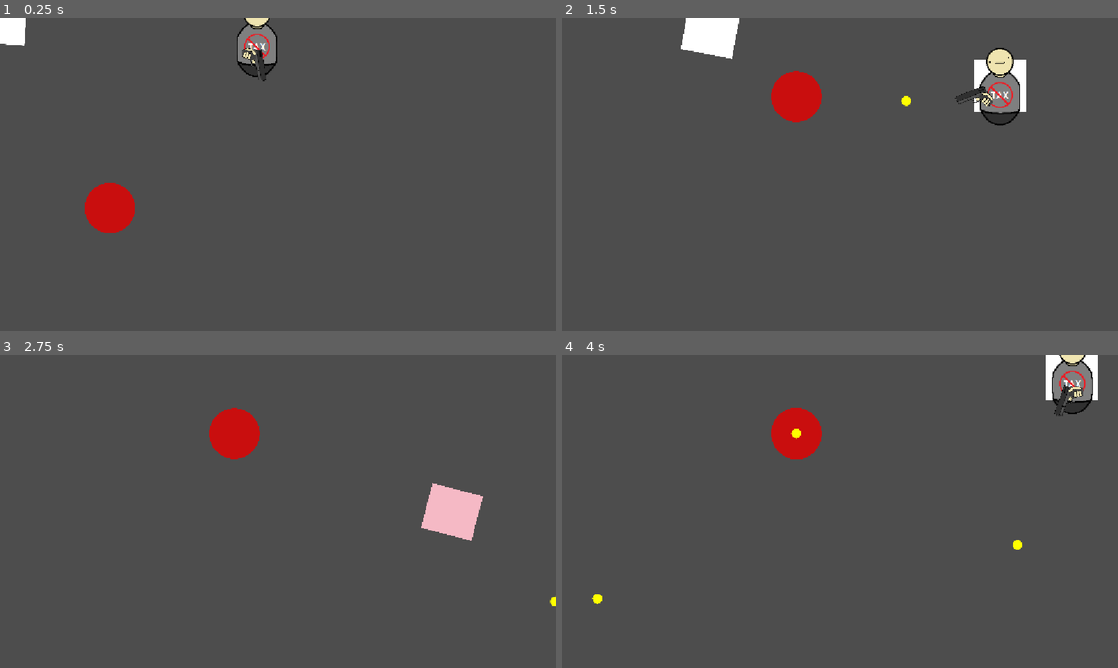
Above: before the commit, frames 1-4 (two rows, left to right).
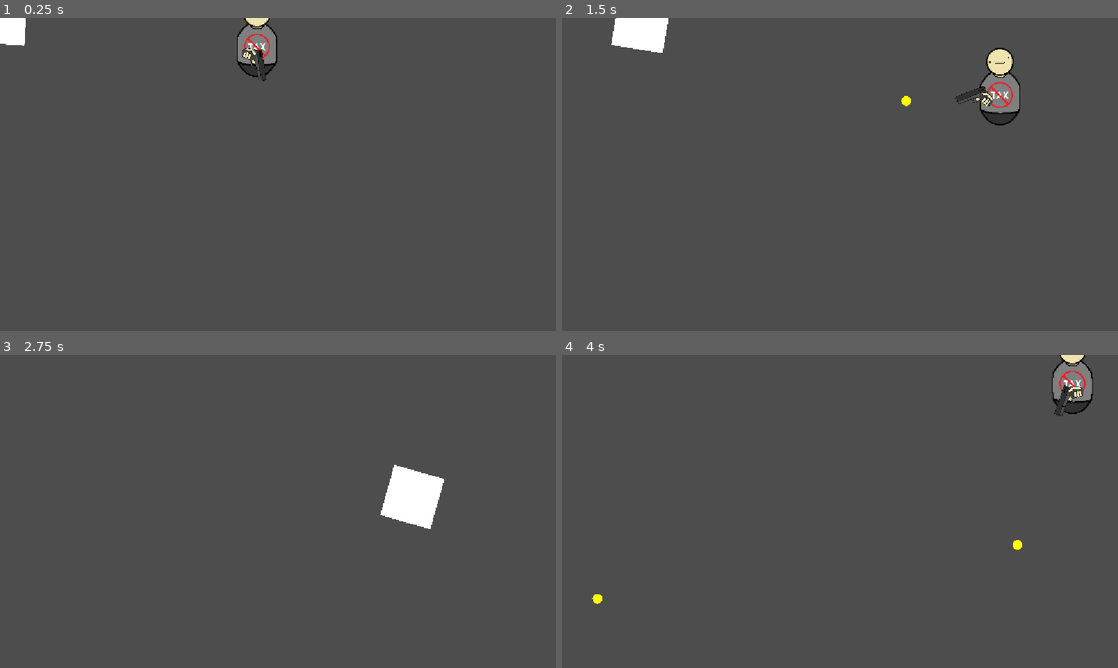
Above: after the commit, the same moments.

Repository: chiefpat450119/GMTK-2026
Game: Godot game, scene res://scenes/test/winter_test_scene.tscn
The game is run twice, just before and just after one commit, with the same random seed, the same clock (stepped at 60 frames per second) and the same inputs. This scene is started directly instead of the project's main scene.
Inputs (mouse positions are in pixels of both pictures, inside the frame that each line leads up to):
- Up to frame 1 (0.25 s): no input
- Up to frame 2 (1.5 s): move the mouse to (962, 158) at 0.52 s; hold D (Right) 0.53-1.28 s; click (962, 158) at 0.6 s; move the mouse to (728, 190) at 1.27 s; hold S (Down) from 1.28 s (still down); click (728, 190) at 1.35 s
- Up to frame 3 (2.75 s): move the mouse to (333, 442) at 2.02 s; release S (Down) at 2.03 s; hold D (Right) from 2.03 s (still down); click (333, 442) at 2.1 s
- Up to frame 4 (4 s): move the mouse to (812, 574) at 2.77 s; release D (Right) at 2.78 s; hold W (Up) 2.78-3.53 s; click (812, 574) at 2.85 s; move the mouse to (1006, 558) at 3.52 s; hold A (Left) from 3.53 s (still down); click (1006, 558) at 3.6 s

The runs differ from the first frame. In frame 1, 1.1% of the frame differs, in the area x 15-25%, y 52-69%; in frame 2, 3.7%; in frame 3, 3.9%, in the area x 37-100%, y 16-81%; in frame 4, 1.6%.

Commit message:
Rename shooter script to shooter_enemy and add accel to others

Diff:
--- a/scenes/entities/enemies/bash_enemy.gd
+++ b/scenes/entities/enemies/bash_enemy.gd
@@ -12,6 +12,8 @@
 @export var charging_speed: float  # Speed multiplier while winding up
 @export var attack_range: float  # Distance at which the enemy commits to an attack
 @export var range_stat: Stat
+@export var accel_time: float  # Seconds to reach full speed (approach only)
+@export var decel_time: float  # Seconds to coast to a stop (approach only)
 
 @export var sprite: Sprite2D
 @export var hurtbox: Area2D
@@ -47,13 +49,19 @@
 		_update_charge(dir)
 		return
 
+	# Approach/idle movement eases in and out; charging and bashing stay instant.
+	# move_dir stays zero to coast to a stop while waiting or holding range.
+	var move_dir := Vector2.ZERO
+
 	if attack_cooldown.is_started() and not attack_cooldown.is_done():
+		pass  # Waiting between attacks — coast to a stop.
+	elif attack_cooldown.is_done() and dir.length() < attack_range:
+		_start_charge()
 		return
+	elif dir.length() > range_stat.current_val(attack_range):
+		move_dir = dir
 
-	if attack_cooldown.is_done() and dir.length() < attack_range:
-		_start_charge()
-	elif dir.length() > range_stat.current_val(attack_range):
-		move_towards_player(1)
+	accelerate(move_dir, 1, accel_time, decel_time, delta)
 
 
 func _start_charge() -> void:
--- a/scenes/entities/enemies/bash_enemy.tscn
+++ b/scenes/entities/enemies/bash_enemy.tscn
@@ -11,7 +11,7 @@
 [sub_resource type="RectangleShape2D" id="RectangleShape2D_hitbx"]
 size = Vector2(140, 112)
 
-[node name="Enemy" type="CharacterBody2D" unique_id=2072227410 node_paths=PackedStringArray("sprite", "hurtbox", "movement", "atk")]
+[node name="BashEnemy" type="CharacterBody2D" unique_id=2072227410 node_paths=PackedStringArray("sprite", "hurtbox", "movement", "atk")]
 script = ExtResource("1_txa1i")
 attack_interval = 1.0
 charge_time = 0.75
@@ -20,6 +20,8 @@
 charging_speed = 0.0833
 attack_range = 304.278
 range_stat = ExtResource("2_c55qm")
+accel_time = 0.5
+decel_time = 0.15
 sprite = NodePath("Sprite2D")
 hurtbox = NodePath("Area2D")
 movement = NodePath("MovementComponent")
--- a/scenes/entities/enemies/melee_enemy.gd
+++ b/scenes/entities/enemies/melee_enemy.gd
@@ -3,14 +3,16 @@
 
 @export var attack_cd: float
 @export var hurtbox: Area2D
+@export var accel_time: float  # Seconds to reach full speed
+@export var decel_time: float  # Seconds to coast to a stop
 
 @onready var attack_cooldown := Cooldown.new(attack_cd)
 
 func _ready() -> void:
 	hurtbox.body_entered.connect(_on_hurtbox_body_entered)
 
-func _physics_process(_delta: float) -> void:
-	move_towards_player(1)
+func _physics_process(delta: float) -> void:
+	accelerate_towards_player(1, accel_time, decel_time, delta)
 
 func _on_hurtbox_body_entered(body: Node2D) -> void:
 	if not body is Player:
--- a/scenes/entities/enemies/melee_enemy.tscn
+++ b/scenes/entities/enemies/melee_enemy.tscn
@@ -10,10 +10,12 @@
 [sub_resource type="RectangleShape2D" id="RectangleShape2D_hitbx"]
 size = Vector2(140, 112)
 
-[node name="Enemy" type="CharacterBody2D" unique_id=2072227410 node_paths=PackedStringArray("hurtbox", "movement", "atk")]
+[node name="MeleeEnemy" type="CharacterBody2D" unique_id=2072227410 node_paths=PackedStringArray("hurtbox", "movement", "atk")]
 script = ExtResource("1_pi613")
 attack_cd = 1.0
 hurtbox = NodePath("Area2D")
+accel_time = 0.5
+decel_time = 0.15
 movement = NodePath("MovementComponent")
 atk = NodePath("AtkComponent")
 metadata/_custom_type_script = "uid://bpy0krfc3lfl3"
--- a/scenes/entities/enemies/shooter_enemy.tscn
+++ b/scenes/entities/enemies/shooter_enemy.tscn
@@ -1,6 +1,6 @@
 [gd_scene format=3 uid="uid://dsh7ter2enmy0"]
 
-[ext_resource type="Script" uid="uid://bxuivfn5rjpl5" path="res://scenes/entities/enemies/shooter.gd" id="1_shoot"]
+[ext_resource type="Script" uid="uid://bxuivfn5rjpl5" path="res://scenes/entities/enemies/shooter_enemy.gd" id="1_shoot"]
 [ext_resource type="PackedScene" uid="uid://cq8c1vnhfjykf" path="res://scenes/entities/projectiles/projectile.tscn" id="2_proj"]
 [ext_resource type="Resource" uid="uid://dpd5mpggel4ic" path="res://resources/stats/global_enemy_stats/global_enemy_range.tres" id="3_4vgcu"]
 [ext_resource type="Texture2D" uid="uid://bq2fy0soggyq0" path="res://assets/circle.png" id="3_circ"]
--- a/scenes/test/winter_test_scene.tscn
+++ b/scenes/test/winter_test_scene.tscn
@@ -2,22 +2,10 @@
 
 [ext_resource type="PackedScene" uid="uid://bf7dmrn86nwtg" path="res://scenes/entities/enemies/bash_enemy.tscn" id="1_pppcc"]
 [ext_resource type="PackedScene" uid="uid://cnt7cah78t0v5" path="res://scenes/entities/player/player.tscn" id="2_ia5xm"]
-[ext_resource type="PackedScene" uid="uid://dsh7ter2enmy0" path="res://scenes/entities/enemies/shooter_enemy.tscn" id="3_ia5xm"]
-[ext_resource type="PackedScene" uid="uid://cw8l1thf35u38" path="res://scenes/entities/enemies/melee_enemy.tscn" id="4_xvwyp"]
 
 [node name="WinterTestScene" type="Node2D" unique_id=512743553]
 
 [node name="Player" parent="." unique_id=1339333072 instance=ExtResource("2_ia5xm")]
 position = Vector2(532, 33)
 
-[node name="Enemy" parent="." unique_id=2072227410 instance=ExtResource("1_pppcc")]
-
-[node name="ShooterEnemy" parent="." unique_id=1311473883 instance=ExtResource("3_ia5xm")]
-position = Vector2(192, 436)
-shoot_interval = 1.0
-wait_interval = 1.2
-accel_time = 0.3
-decel_time = 0.2
-
-[node name="Enemy2" parent="." unique_id=1164396065 instance=ExtResource("4_xvwyp")]
-position = Vector2(464, -272)
+[node name="BashEnemy" parent="." unique_id=2072227410 instance=ExtResource("1_pppcc")]
Renamed: scenes/entities/enemies/shooter.gd -> scenes/entities/enemies/shooter_enemy.gd
Renamed: scenes/entities/enemies/shooter.gd.uid -> scenes/entities/enemies/shooter_enemy.gd.uid
